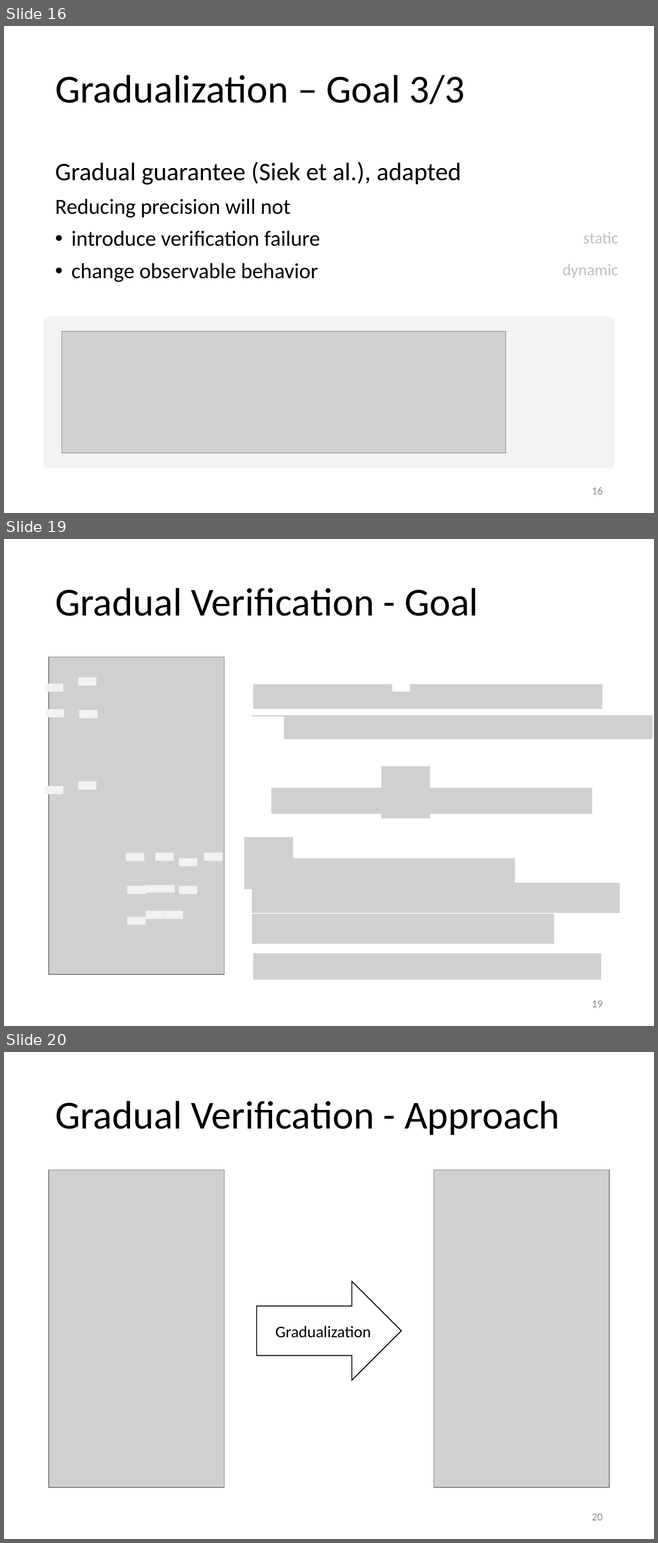
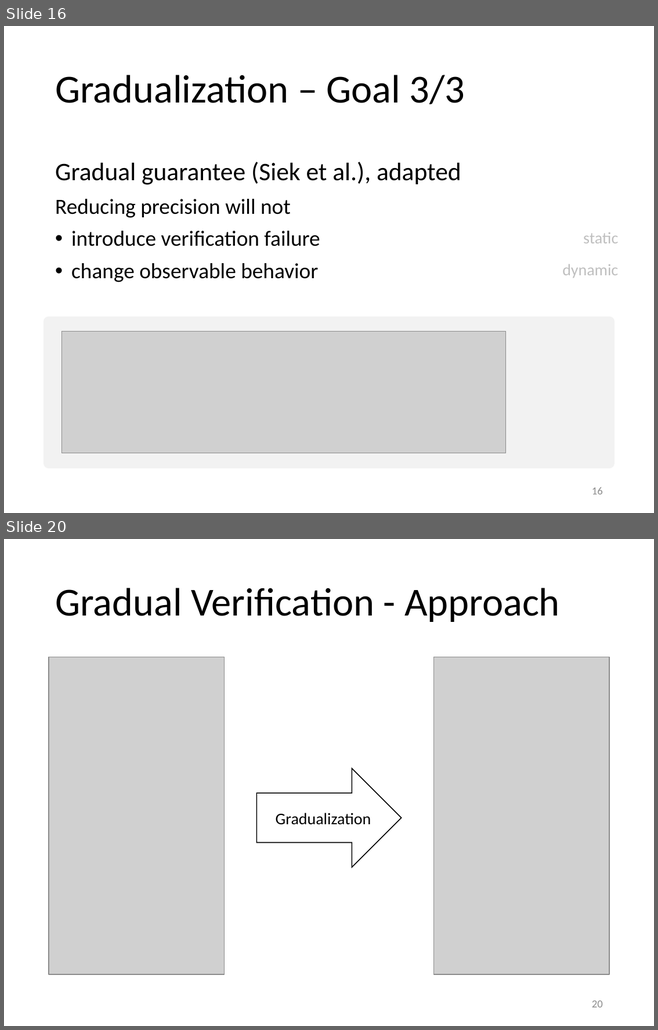
Before and after one commit to olydis/GradVerThesis, a slide deck: presentation/PLunch.pptm. Shown one above the other, each under a label of ours: slides 16, 19 and 20 before the commit, slides 16 and 20 after it; the slides between them are not shown. The pictures are 658x1543 and 658x1030 pixels, drawn with LibreOffice and Linux fonts; fonts in the diff are those of the drawing; grey boxes stand for pictures. Boxes give left, top, right and bottom in pixels: in the first picture for what was removed or moved away, otherwise in the second. Text is boxed around its words. In the diff, an @@ line names an element or a change of style, - is before the commit and + after.

```diff
--- a/presentation/PLunch.pptm
+++ b/presentation/PLunch.pptm
@@ slide 19 removed at <box>4,539,654,1026</box>, background #FFFFFF @@
@@ title removed at <box>55,588,478,616</box> @@
-Gradual Verification - Goal
@@ picture removed at <box>49,657,224,975</box> @@
@@ rectangle removed at <box>78,678,96,685</box> @@
@@ rectangle removed at <box>392,667,409,692</box> @@
@@ rectangle removed at <box>45,684,63,692</box> @@
@@ picture removed at <box>253,685,601,709</box> @@
@@ rectangle removed at <box>46,709,64,717</box> @@
@@ rectangle removed at <box>79,711,97,718</box> @@
@@ rectangle removed at <box>252,716,284,743</box> @@
@@ picture removed at <box>252,715,653,739</box> @@
@@ rectangle removed at <box>78,781,96,789</box> @@
@@ picture removed at <box>382,766,430,819</box> @@
@@ rectangle removed at <box>45,787,63,794</box> @@
@@ picture removed at <box>271,788,592,814</box> @@
@@ picture removed at <box>244,837,293,889</box> @@
@@ rectangle removed at <box>125,853,144,861</box> @@
@@ rectangle removed at <box>155,853,173,860</box> @@
@@ rectangle removed at <box>179,859,197,866</box> @@
@@ rectangle removed at <box>204,853,222,860</box> @@
@@ picture removed at <box>255,859,515,885</box> @@
@@ rectangle removed at <box>128,886,146,894</box> @@
@@ rectangle removed at <box>144,885,175,892</box> @@
@@ rectangle removed at <box>179,886,197,894</box> @@
@@ picture removed at <box>252,882,620,913</box> @@
@@ rectangle removed at <box>128,917,146,925</box> @@
@@ rectangle removed at <box>146,911,164,919</box> @@
@@ rectangle removed at <box>165,911,183,919</box> @@
@@ picture removed at <box>252,914,554,944</box> @@
@@ picture removed at <box>253,954,600,979</box> @@
@@ page number removed at <box>592,1001,603,1008</box> @@
-19
```
Also in this commit, not shown: 3 slides changed, 1 slide added.
